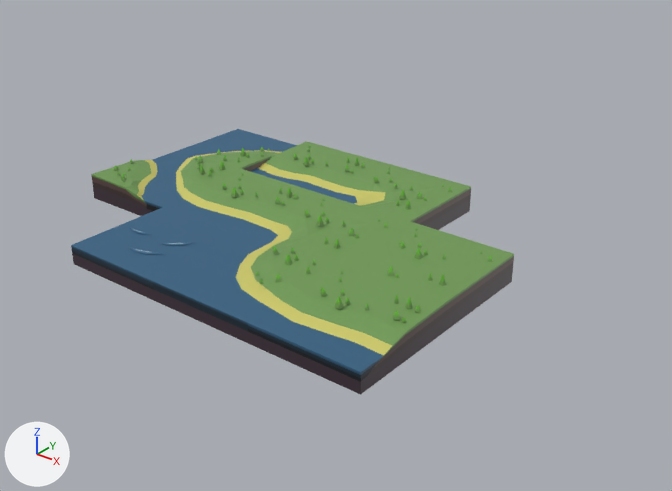
The Blender file quadset.blend as it was, and as the next commit left it.
Camera for both pictures: a camera (50 mm lens) standing at (52.2, -56.3, 26.2) and looking at (8.7, -1.9, -7.5). The axes (+X, +Y, +Z) are drawn at lower left. The lights are the same throughout.

Objects in the first picture: 'ct-gwwg-1.001', 't-gggg-1.001', 't-ggwg-1', 't-ggwg-1.001', 't-gwgw-1', 't-gwwg-1', 't-gwwg-1.001', 't-gwww-1', 't-gwww-2', 't-wwww-1'.
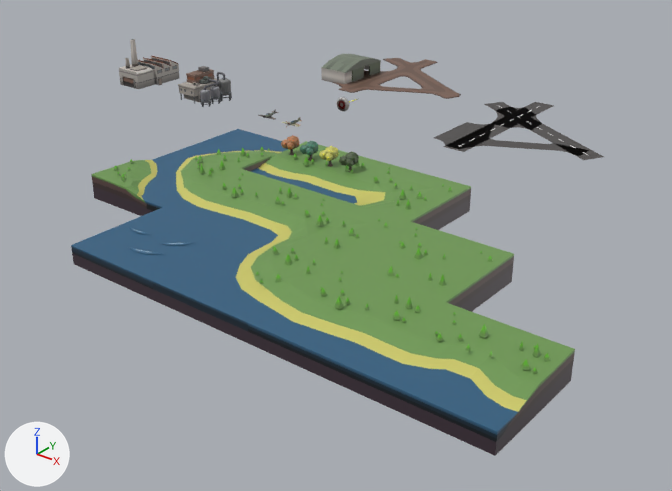
Commit message: adding trees

Location of each change, (x1, y1, x2, y2) in pixels of the pictures (672 x 491 px):
'ct-gwwg-1.002', added
    after: (361, 302, 575, 456)
'Plane.003', shown (brown)
    after: (332, 58, 461, 99)
'Plane', shown
    after: (443, 102, 604, 160)
'Plane.001', shown
    after: (434, 107, 589, 155)
'factory-1', shown
    after: (119, 39, 180, 89)
'refinery-1', shown
    after: (178, 66, 232, 107)
'Plane.004', shown
    after: (321, 54, 381, 84)
'leaftree-1.001', added
    after: (319, 146, 338, 167)
'leaftree-1', added
    after: (339, 152, 359, 172)
'leaftree-1.002', added
    after: (300, 141, 319, 161)
'leaftree-1.003', added
    after: (281, 135, 300, 155)
'target-1', shown
    after: (337, 97, 349, 111)
'fighter-plane-1', shown
    after: (282, 117, 302, 127)
'fighter-plane-2', added
    after: (258, 109, 278, 120)

The change, as a diff of the scene's bpy script:
```diff
--- a/quadset.blend.py
+++ b/quadset.blend.py
@@ ob_factory_1 @@
 ob_factory_1.location = (-20.0, 4.0, 0.0)
-ob_factory_1.hide_set(True)  # its collection is switched off
@@ ob_refinery_1 @@
 ob_refinery_1.location = (-11.0, 4.0, 0.0)
-ob_refinery_1.hide_set(True)  # its collection is switched off
@@ ob_fighter_plane_1 @@
 ob_fighter_plane_1 = bpy.data.objects.new('fighter-plane-1', me_fighter_plane_1)
-ob_fighter_plane_1.location = (-2.31, 3.0, 0.35)
+ob_fighter_plane_1.location = (0.03, 3.0, 0.0)
 ob_fighter_plane_1.rotation_euler = (0.0, 0.000301, 0.0)  # degrees (0, 0, 0)
 _m = ob_fighter_plane_1.modifiers.new('Mirror', 'MIRROR')
-ob_fighter_plane_1.hide_set(True)  # its collection is switched off
@@ ob_plane @@
 ob_plane = bpy.data.objects.new('Plane', me_plane)
-ob_plane.location = (14.0, 1.0, 0.0)
-ob_plane.hide_set(True)  # its collection is switched off
+ob_plane.location = (14.0, 15.0, 0.0)
@@ ob_plane_001 @@
 ob_plane_001 = bpy.data.objects.new('Plane.001', me_plane_001)
-ob_plane_001.location = (14.0, 1.0, 0.0)
-ob_plane_001.hide_set(True)  # its collection is switched off
+ob_plane_001.location = (14.0, 15.0, 0.0)
@@ ob_plane_003 @@
 ob_plane_003.location = (0.0, 21.0, 0.0)
-ob_plane_003.hide_set(True)  # its collection is switched off
@@ ob_plane_004 @@
 ob_plane_004.location = (-2.81, 23.11, 0.0)
-ob_plane_004.hide_set(True)  # its collection is switched off
@@ ob_target_1 @@
 ob_target_1 = bpy.data.objects.new('target-1', me_target_1)
-ob_target_1.location = (0.0, 0.0, 0.0)
+ob_target_1.location = (0.0, 10.0, 0.0)
 _m = ob_target_1.modifiers.new('Mirror', 'MIRROR')
 _m.use_axis = (True, True, False)
-ob_target_1.hide_set(True)  # its collection is switched off
@@ ob_ct_gwwg_1_002 @@
+ob_ct_gwwg_1_002 = bpy.data.objects.new('ct-gwwg-1.002', me_t_gwwg_1_003)  # 188 vertices, 168 faces; spans x -4.0..4.0, y -4.0..4.0, z -2.0..0.75; in mat_material (picture img_palette_png)
+ob_ct_gwwg_1_002.location = (32.0, -20.0, 0.0)
@@ ob_leaftree_1_003 @@
+ob_leaftree_1_003 = bpy.data.objects.new('leaftree-1.003', me_leaftree_2_001)  # 290 vertices, 136 faces; spans x -0.84..0.56, y -0.65..0.74, z -0.08..1.42; in mat_material (picture img_palette_png)
+ob_leaftree_1_003.location = (5.0, -3.0, 0.0)
@@ ob_leaftree_1_002 @@
+ob_leaftree_1_002 = bpy.data.objects.new('leaftree-1.002', me_leaftree_3)  # 290 vertices, 136 faces; spans x -0.84..0.56, y -0.65..0.74, z -0.08..1.42; in mat_material (picture img_palette_png)
+ob_leaftree_1_002.location = (7.0, -3.0, 0.0)
@@ ob_leaftree_1_001 @@
+ob_leaftree_1_001 = bpy.data.objects.new('leaftree-1.001', me_leaftree_2)  # 290 vertices, 136 faces; spans x -0.84..0.56, y -0.65..0.74, z -0.08..1.42; in mat_material (picture img_palette_png)
+ob_leaftree_1_001.location = (9.0, -3.0, 0.0)
@@ ob_leaftree_1 @@
+ob_leaftree_1 = bpy.data.objects.new('leaftree-1', me_leaftree_1)  # 290 vertices, 136 faces; spans x -0.84..0.56, y -0.65..0.74, z -0.08..1.42; in mat_material (picture img_palette_png)
+ob_leaftree_1.location = (11.0, -3.0, 0.0)
@@ ob_fighter_plane_2 @@
+ob_fighter_plane_2 = bpy.data.objects.new('fighter-plane-2', me_fighter_plane_2)  # 205 vertices, 163 faces; spans x 0.0..1.0, y -0.63..0.97, z -0.03..0.43; in mat_material (picture img_palette_png); modifiers MIRROR
+ob_fighter_plane_2.location = (-3.0, 3.0, 0.0)
```
